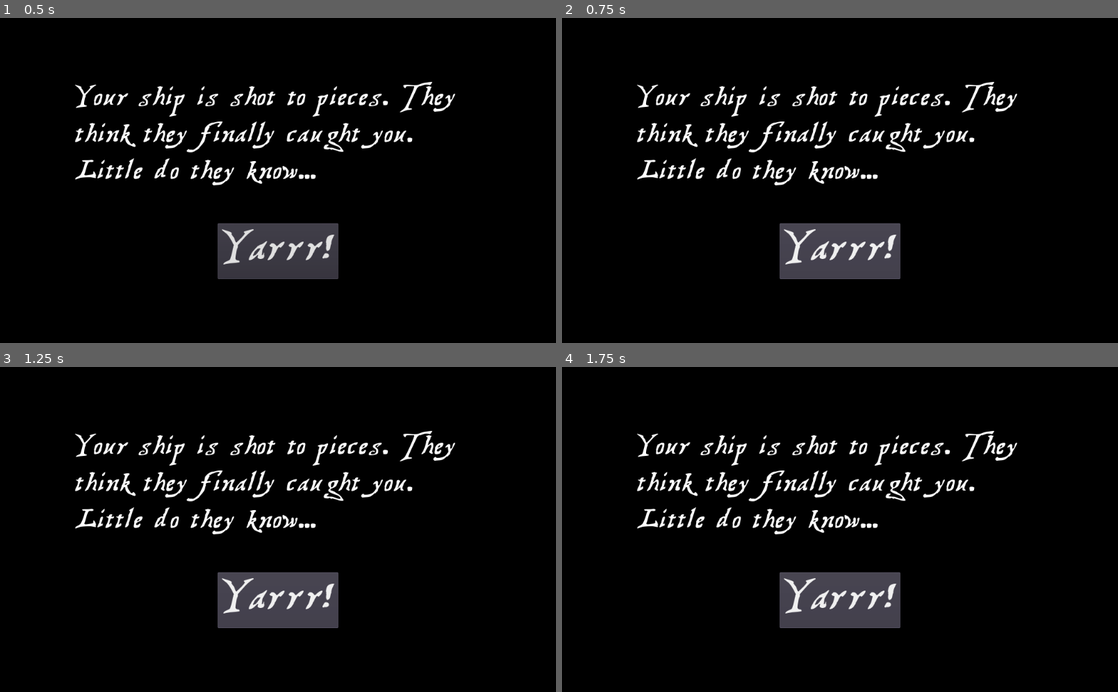
Above: before the commit, frames 1-4 (two rows, left to right).
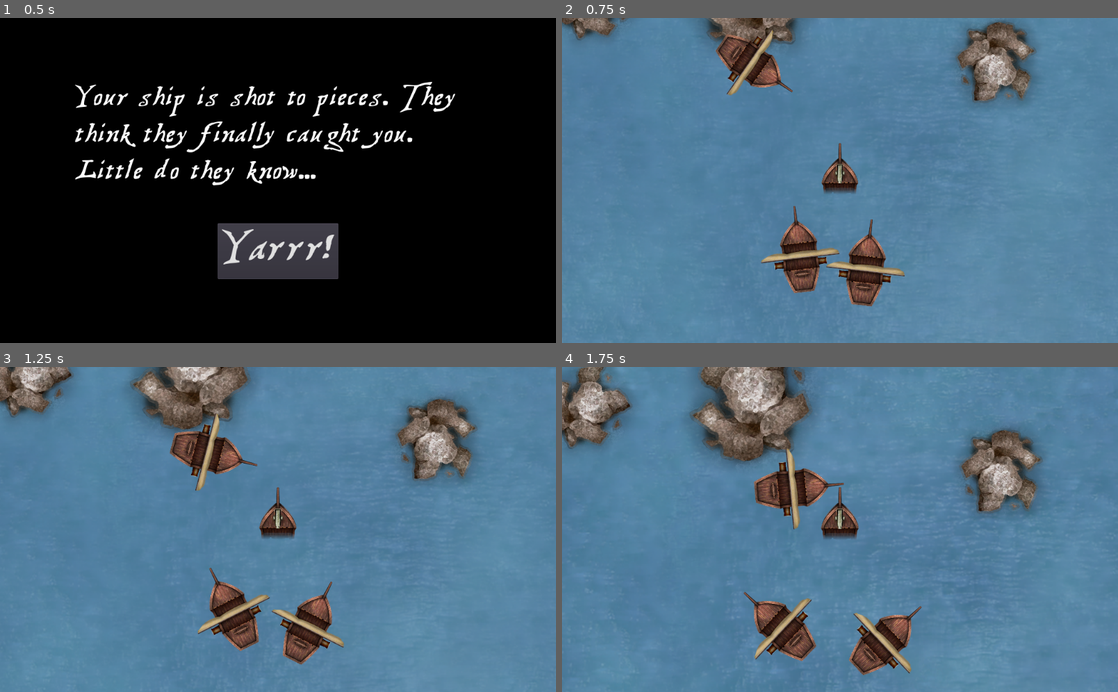
Above: after the commit, the same moments.

Repository: HedgeLizards/grappling
Game: Godot game, scene res://scenes/Menu.tscn
The game is run twice, just before and just after one commit, with the same random seed, the same clock (stepped at 60 frames per second) and the same inputs. Sound files missing from this copy of the repository are replaced by a short silence.
Inputs (mouse positions are in pixels of both pictures, inside the frame that each line leads up to):
- Up to frame 1 (0.5 s): no input
- Up to frame 2 (0.75 s): click "Yarrr!" at 0.5 s
- Up to frame 3 (1.25 s): no input
- Up to frame 4 (1.75 s): click (840, 601) at 1.25 s, where only the run before the commit has a clickable "Yarrr!"

Frame 1 is identical in both runs. In frame 2, 100% of the frame differs, in the area x 0-100%, y 0-100%; in frame 3, 100%; in frame 4, 100%.
Error before the commit: Parse Error: Can't preload resource at path: res://scenes/Main.tscn (res://scripts/Menu.gd:11)

Commit message:
Fix player destruction and blocked bullet audio

Diff:
--- a/resources/SeaAnimation.tres
+++ b/resources/SeaAnimation.tres
@@ -40,14 +40,6 @@
 [ext_resource path="res://assets/sea/Sea37.png" type="Texture" id=38]
 [ext_resource path="res://assets/sea/Sea38.png" type="Texture" id=39]
 [ext_resource path="res://assets/sea/Sea39.png" type="Texture" id=40]
-[ext_resource path="res://assets/sea/Sea40.png" type="Texture" id=41]
-[ext_resource path="res://assets/sea/Sea41.png" type="Texture" id=42]
-[ext_resource path="res://assets/sea/Sea42.png" type="Texture" id=43]
-[ext_resource path="res://assets/sea/Sea43.png" type="Texture" id=44]
-[ext_resource path="res://assets/sea/Sea44.png" type="Texture" id=45]
-[ext_resource path="res://assets/sea/Sea45.png" type="Texture" id=46]
-[ext_resource path="res://assets/sea/Sea46.png" type="Texture" id=47]
-[ext_resource path="res://assets/sea/Sea47.png" type="Texture" id=48]
 
 [resource]
 flags = 4
@@ -132,19 +124,11 @@
 frame_38/delay_sec = 0.0
 frame_39/texture = ExtResource( 40 )
 frame_39/delay_sec = 0.0
-frame_40/texture = ExtResource( 41 )
 frame_40/delay_sec = 0.0
-frame_41/texture = ExtResource( 42 )
 frame_41/delay_sec = 0.0
-frame_42/texture = ExtResource( 43 )
 frame_42/delay_sec = 0.0
-frame_43/texture = ExtResource( 44 )
 frame_43/delay_sec = 0.0
-frame_44/texture = ExtResource( 45 )
 frame_44/delay_sec = 0.0
-frame_45/texture = ExtResource( 46 )
 frame_45/delay_sec = 0.0
-frame_46/texture = ExtResource( 47 )
 frame_46/delay_sec = 0.0
-frame_47/texture = ExtResource( 48 )
 frame_47/delay_sec = 0.0
--- a/scripts/Bullet.gd
+++ b/scripts/Bullet.gd
@@ -19,11 +19,13 @@
 	if body == player:
 		player.health -= DAMAGE
 		player.detach(self)
-	get_node("CannonImpact%d" % impact_sound).play()
-	impact_sound = 2 if impact_sound == 1 else 1
-	set_physics_process(false)
-	monitoring = false
-	visible = false
+		get_node("CannonImpact%d" % impact_sound).play()
+		impact_sound = 2 if impact_sound == 1 else 1
+		set_deferred("monitoring", false)
+		set_physics_process(false)
+		visible = false
+	else:
+		queue_free()
 
 func _on_CannonImpact_finished():
 	queue_free()
--- a/scripts/Player.gd
+++ b/scripts/Player.gd
@@ -82,6 +82,7 @@
 		var wreck = preload("res://scenes/Wreck.tscn").instance()
 
 		wreck.transform = transform
+		wreck.get_bode("Ship").visible = false
 
 		get_parent().add_child(wreck)
 
@@ -92,6 +93,7 @@
 
 		hook.visible = false
 
+		$CollionShape2D.set_deferred("disabled", true)
 		$DieTimer.start()
 
 	health = new_value
Not shown, changed: assets/sea/edge00.png.import
Not shown, changed: assets/sea/sea00.png.import
Not shown, changed: assets/sea/sea01.png.import
Not shown, changed: assets/sea/sea02.png.import
Not shown, changed: assets/sea/sea03.png.import
Not shown, changed: assets/sea/sea04.png.import
Not shown, changed: assets/sea/sea05.png.import
Not shown, changed: assets/sea/sea06.png.import
Not shown, changed: assets/sea/sea07.png.import
Not shown, changed: assets/sea/sea08.png.import
Not shown, changed: assets/sea/sea09.png.import
Not shown, changed: assets/sea/sea10.png.import
(and 29 more such lines)
